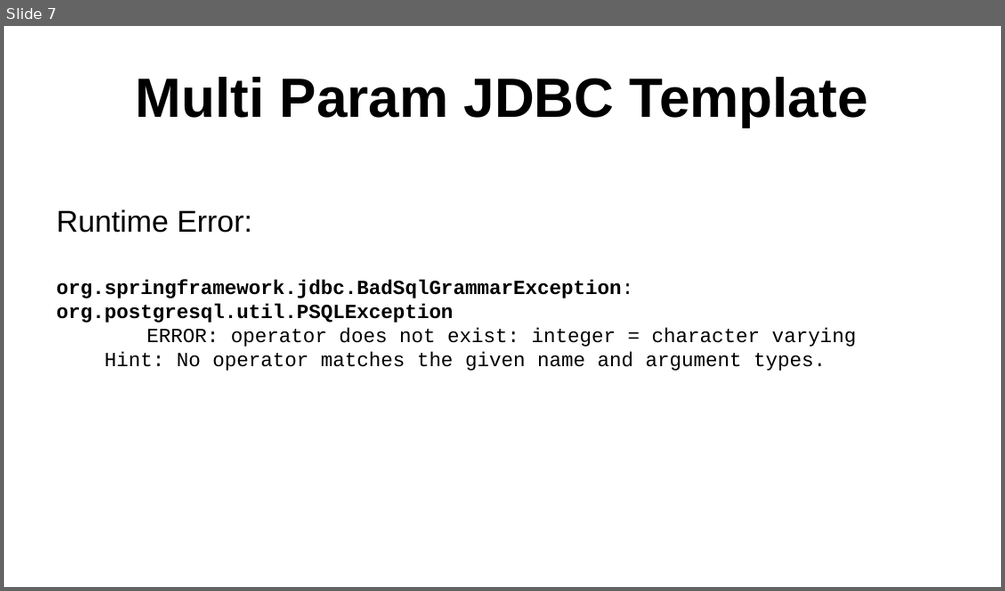
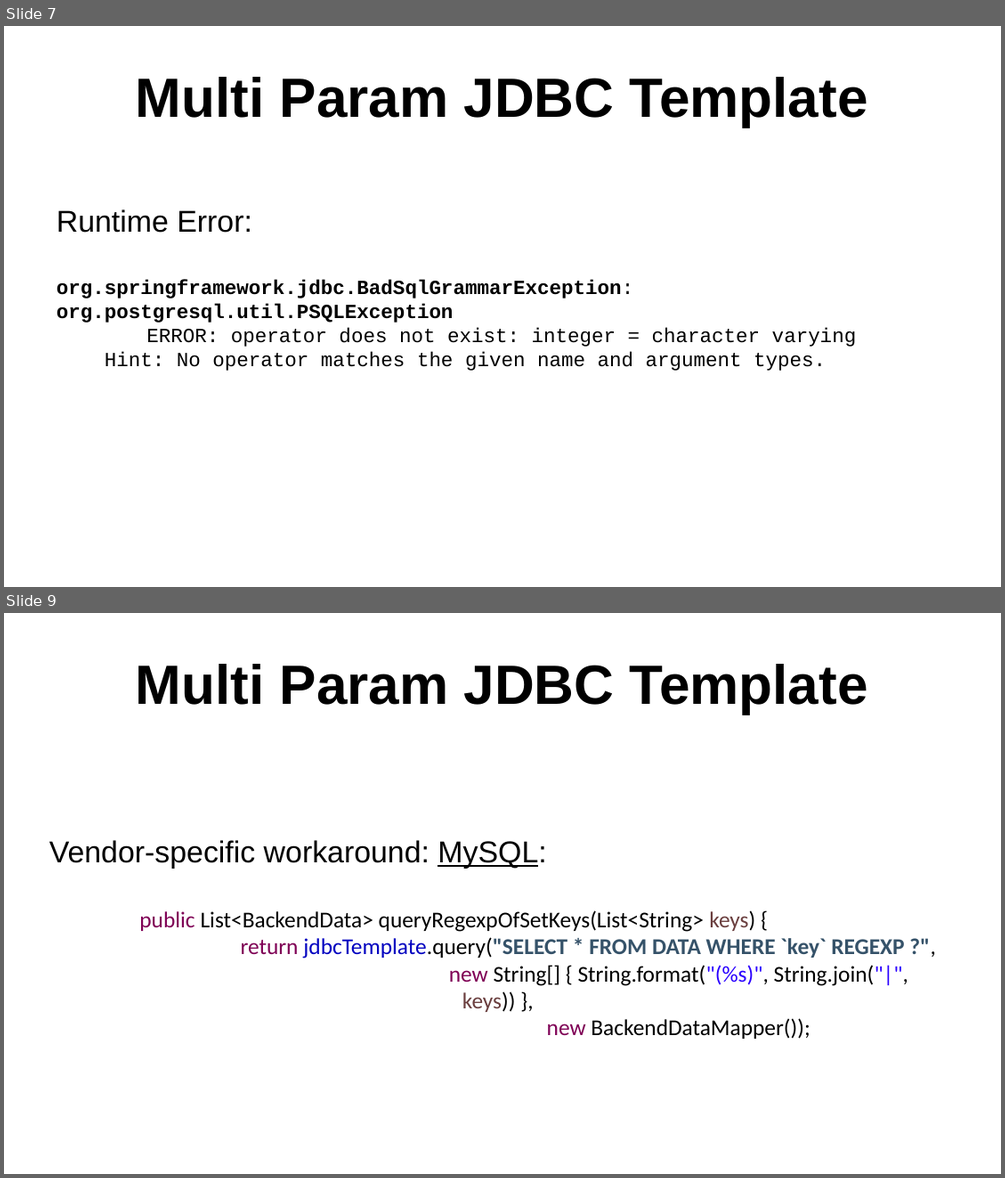
Before and after one commit to sergueik/springboot_study, a slide deck: basic-postgresql/Multi Param JDBC Template.odp. Shown one above the other, each under a label of ours: slide 7 before the commit, slides 7 and 9 after it; the slides between them are not shown. The pictures are 1005x591 and 1005x1178 pixels, drawn with LibreOffice and Linux fonts; fonts in the diff are those of the drawing. Boxes give left, top, right and bottom in pixels: in the first picture for what was removed or moved away, otherwise in the second. Text is boxed around its words. In the diff, an @@ line names an element or a change of style, - is before the commit and + after.

Commit message:
intermediate revison -  updated slides and refactored the JdbcTemplate call to construct argument array in place

```diff
--- a/basic-postgresql/Multi Param JDBC Template.odp
+++ b/basic-postgresql/Multi Param JDBC Template.odp
@@ slide 9 added at box(4, 613, 1001, 1174), background #FFFFFF @@
@@ title added at box(136, 664, 868, 714), 44 pt, text #000000, bold @@
+Multi Param JDBC Template
@@ subtitle added at box(49, 840, 908, 1038), 18 pt, text #000000 @@
+Vendor-specific workaround: MySQL:
+public List<BackendData> queryRegexpOfSetKeys(List<String> keys) {
+return jdbcTemplate.query("SELECT * FROM DATA WHERE `key` REGEXP ?",
+new String[] { String.format("(%s)", String.join("|", keys)) },
+new BackendDataMapper());
```
Also in this commit, not shown: 1 other slide added, 2 other files.
